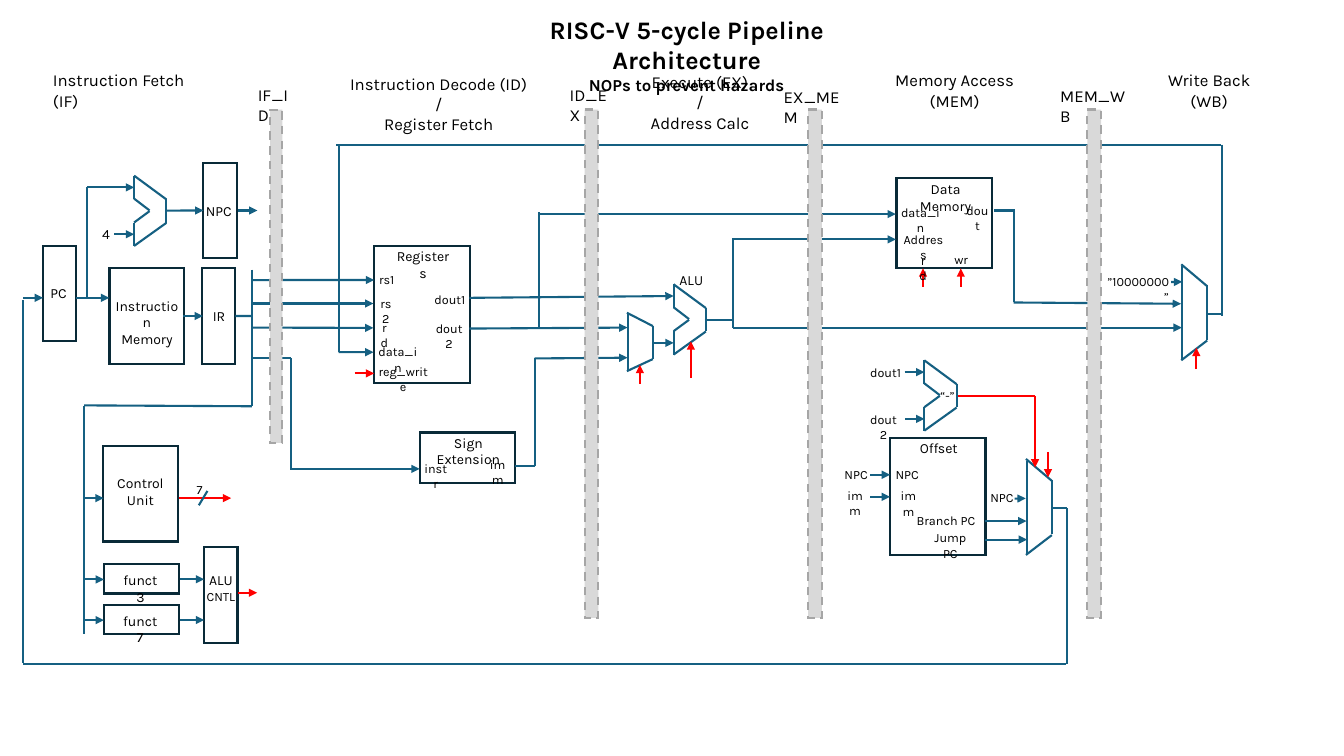
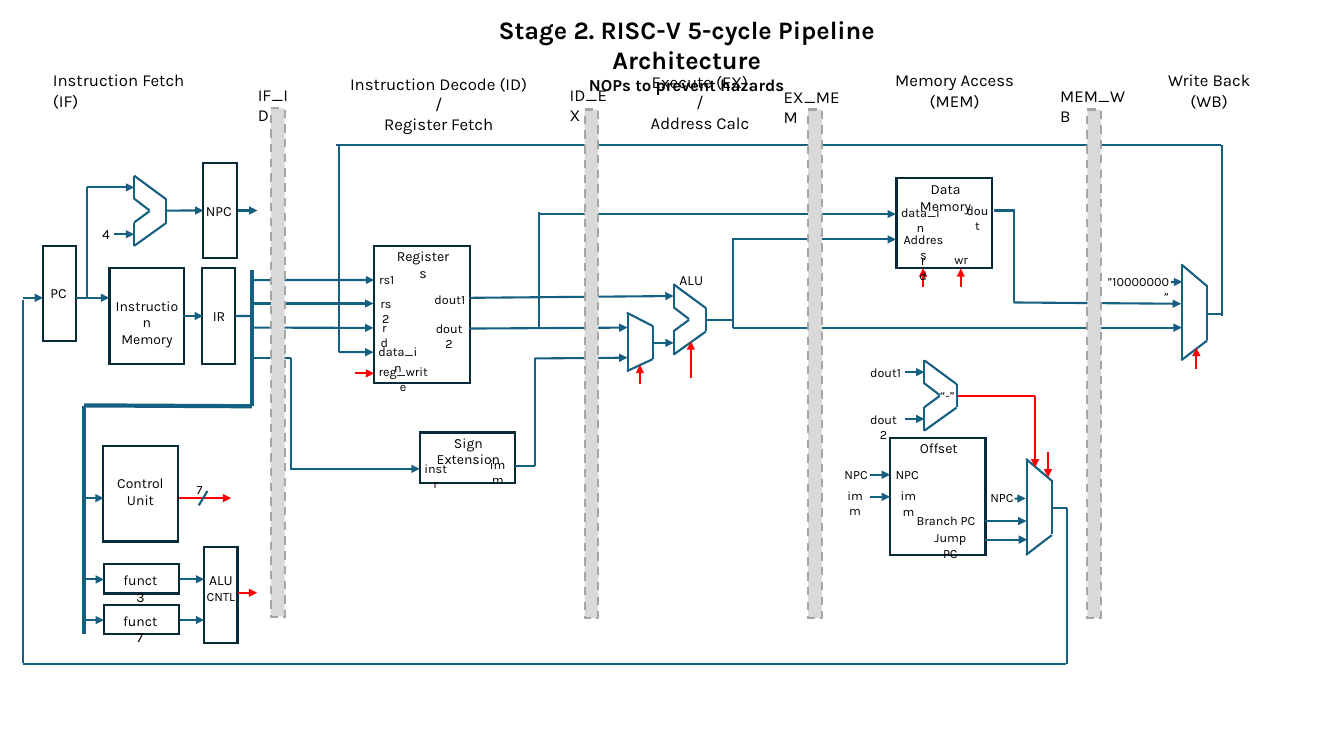
Before and after one commit to GeorgeYork/ece485_final_cadet_stage2, a slide deck: slide 1 of RISC-V stage 2.pptx. Drawn at 1344x756 pixels with LibreOffice and Linux fonts; fonts in the diff are those of the drawing. Boxes give left, top, right and bottom in pixels: in the first picture for what was removed or moved away, otherwise in the second. Text is boxed around its words. In the diff, an @@ line names an element or a change of style, - is before the commit and + after.

Commit message:
ppt

```diff
--- a/RISC-V stage 2.pptx
+++ b/RISC-V stage 2.pptx
@@ text "Stage 2. RISC-V 5-cycle Pipeline ...": place and size @@
-text "Stage 2. RISC-V 5-cycle Pipeline ..." at bbox=[550, 21, 824, 70]
+text "Stage 2. RISC-V 5-cycle Pipeline ..." at bbox=[499, 21, 875, 96]
@@ text at bbox=[499, 21, 875, 70]: text changed @@
-RISC-V 5-cycle Pipeline Architecture
+Stage 2. RISC-V 5-cycle Pipeline Architecture
@@ rectangle: place and size @@
-rectangle at bbox=[270, 110, 282, 444]
+rectangle at bbox=[271, 109, 285, 617]
@@ line (84, 405) - (252, 406): stroke #156082 1.5 pt to #156082 3 pt @@
```
